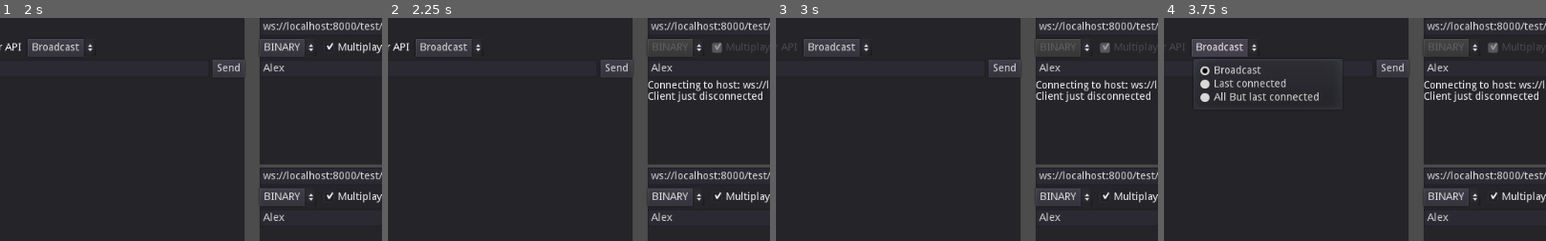
Above: before the commit, frames 1-4 (left to right).
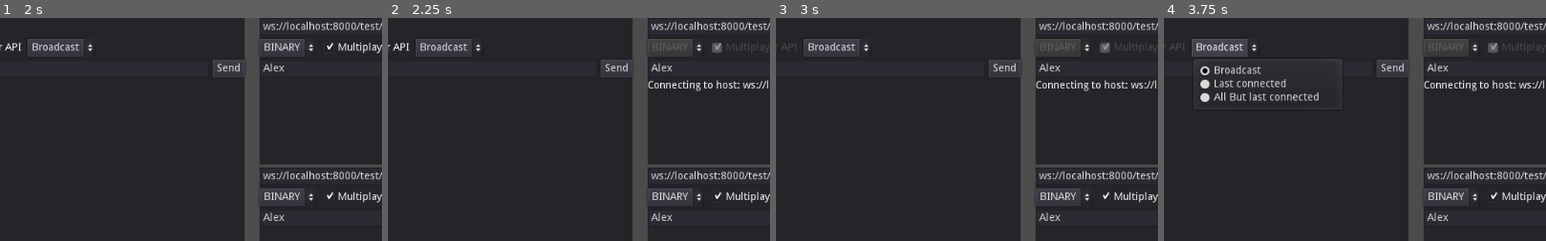
Above: after the commit, the same moments.

Repository: LudiDorici/godot-websocket
Game: Godot game, scene res://combo/combo.tscn
Two runs of this game, one before a commit and one after it. Both use one fixed random seed, a clock stepped at 60 frames per second and the inputs below.
Inputs (mouse positions are % of the whole screen's width and height, from its top left):
- Up to frame 1 (2 s): click (22, 11) at 0.52 s; type "12" at 0.6 s; click (73, 11) at 0.75 s; type "Alex" at 0.83 s; click (73, 45) at 0.98 s; type "Alex" at 1.07 s; click (73, 78) at 1.27 s; type "Alex" at 1.35 s
- Up to frame 2 (2.25 s): click "Connect" at 2 s
- Up to frame 3 (3 s): click "Listen" at 2.75 s
- Up to frame 4 (3.75 s): click "Broadcast" at 3.5 s
The pictures show only the part of the screen within x 17-67%, y 0-50%; the shares and areas given below are measured in that part.

Frame 1 is identical in both runs. In frame 2, 0.6% of the frame differs, in the area x 68-98%, y 32-38%; in frame 3, 0.6%; in frame 4, 0.6%.

Commit message:
Update to new was_clean/code/reason on disconnect

Diff:
--- a/websocket_chat_demo/client/client.gd
+++ b/websocket_chat_demo/client/client.gd
@@ -11,6 +11,7 @@
 	_client.connect("connection_established", self, "_client_connected")
 	_client.connect("connection_error", self, "_client_disconnected")
 	_client.connect("connection_closed", self, "_client_disconnected")
+	_client.connect("server_close_request", self, "_client_close_request")
 	_client.connect("data_received", self, "_client_received")
 
 	_client.connect("peer_packet", self, "_client_received")
@@ -18,12 +19,15 @@
 	_client.connect("connection_succeeded", self, "_client_connected", ["multiplayer_protocol"])
 	_client.connect("connection_failed", self, "_client_disconnected")
 
+func _client_close_request(code, reason):
+	Utils._log(_log_dest, "Close code: %d, reason: %s" % [code, reason])
+
 func _peer_connected(id):
 	Utils._log(_log_dest, "%s: Client just connected" % id)
 	last_connected_client = id
 
 func _exit_tree():
-	_client.disconnect_from_host()
+	_client.disconnect_from_host(1001, "Bye bye!")
 
 func _process(delta):
 	if _client.get_connection_status() == WebSocketClient.CONNECTION_DISCONNECTED:
@@ -35,8 +39,8 @@
 	Utils._log(_log_dest, "Client just connected with protocol: %s" % protocol)
 	_client.get_peer(1).set_write_mode(_write_mode)
 
-func _client_disconnected():
-	Utils._log(_log_dest, "Client just disconnected")
+func _client_disconnected(clean):
+	Utils._log(_log_dest, "Client just disconnected. Was clean: %s" % clean)
 
 func _client_received(p_id = 1):
 	if _use_multiplayer:
@@ -55,7 +59,7 @@
 	return _client.connect_to_url(host, protocols, multiplayer)
 
 func disconnect_from_host():
-	_client.disconnect_from_host()
+	_client.disconnect_from_host(1000, "Bye bye!")
 
 func send_data(data, dest):
 	_client.get_peer(1).set_write_mode(_write_mode)
--- a/websocket_chat_demo/client/client_ui.gd
+++ b/websocket_chat_demo/client/client_ui.gd
@@ -50,7 +50,7 @@
 		_multiplayer.disabled = true
 		if _host.text != "":
 			Utils._log(_log_dest, "Connecting to host: %s" % [_host.text])
-			_client.connect_to_url(_host.text, PoolStringArray(["my-protocol-2", "my-protocol", "binary"]), multiplayer)
+			_client.connect_to_url(_host.text, PoolStringArray(), multiplayer)
 	else:
 		_destination.disabled = false
 		_write_mode.disabled = false
--- a/websocket_chat_demo/server/server.gd
+++ b/websocket_chat_demo/server/server.gd
@@ -11,6 +11,7 @@
 func _init():
 	_server.connect("client_connected", self, "_client_connected")
 	_server.connect("client_disconnected", self, "_client_disconnected")
+	_server.connect("client_close_request", self, "_client_close_request")
 	_server.connect("data_received", self, "_client_receive")
 
 	_server.connect("peer_packet", self, "_client_receive")
@@ -25,14 +26,17 @@
 	if _server.is_listening():
 		_server.poll()
 
+func _client_close_request(id, code, reason):
+	Utils._log(_log_dest, "Client %s close code: %d, reason: %s" % [id, code, reason])
+
 func _client_connected(id, protocol):
 	_clients[id] = _server.get_peer(id)
 	_clients[id].set_write_mode(_write_mode)
 	last_connected_client = id
 	Utils._log(_log_dest, "%s: Client connected with protocol %s" % [id, protocol])
 
-func _client_disconnected(id):
-	Utils._log(_log_dest, "Client %s disconnected" % id)
+func _client_disconnected(id, clean):
+	Utils._log(_log_dest, "Client %s disconnected. Was clean: %s" % [id, clean])
 	if _clients.has(id):
 		_clients.erase(id)
 
